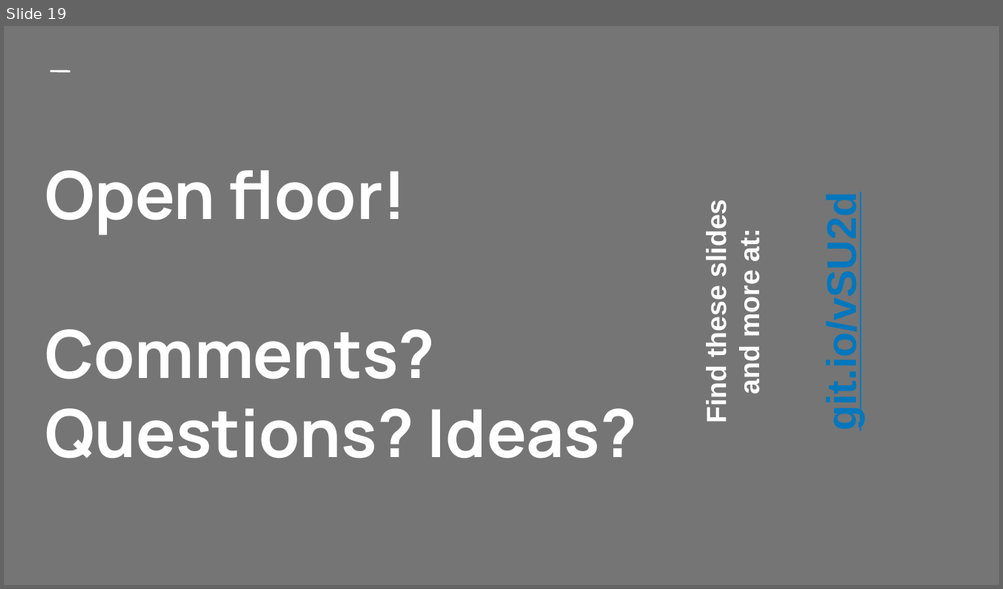
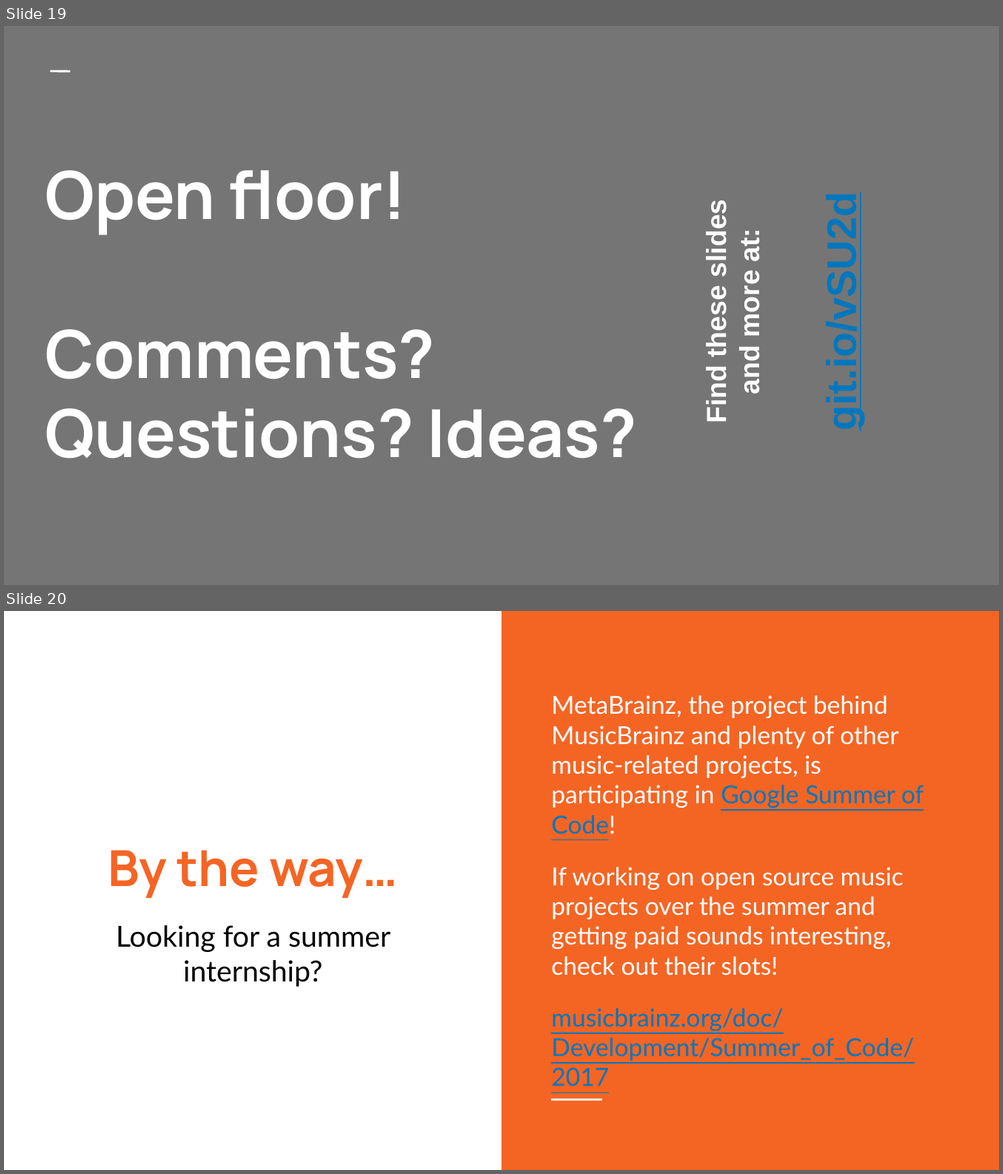
Before and after one commit to jflory7/presentations, a slide deck: 2017/musicbrainz-picard-workshop/musicbrainz-picard-workshop-presentation.odp. Shown one above the other, each under a label of ours: slide 19 before the commit, slides 19 and 20 after it. The pictures are 1003x589 and 1003x1174 pixels, drawn with LibreOffice and Linux fonts; fonts in the diff are those of the drawing. Boxes give left, top, right and bottom in pixels: in the first picture for what was removed or moved away, otherwise in the second. Text is boxed around its words. In the diff, an @@ line names an element or a change of style, - is before the commit and + after.

Commit message:
Add presentation revision (inc. MetaBrainz + GSoC)

```diff
--- a/2017/musicbrainz-picard-workshop/musicbrainz-picard-workshop-presentation.odp
+++ b/2017/musicbrainz-picard-workshop/musicbrainz-picard-workshop-presentation.odp
@@ slide 20 added at (4,611,999,1170), background #FFFFFF @@
@@ rectangle added at (501,611,999,1170), fill #F46524 @@
@@ text added at (551,695,923,1087), 18 pt, text #FFFFFF @@
+MetaBrainz, the project behind MusicBrainz and plenty of other music-related projects, is participating in Google Summer of Code!
+If working on open source music projects over the summer and getting paid sounds interesting, check out their slots!
+musicbrainz.org/doc/Development/Summer_of_Code/2017
@@ title added at (108,850,398,898), 36 pt, text #F46524, bold @@
+By the way…
@@ subtitle added at (116,925,390,987), 21 pt, text #000000 @@
+Looking for a summer internship?
@@ line added from (551, 1100) to (602, 1100), #FFFFFF 1.5 pt @@
```
Also in this commit, not shown: 2 slides changed, 1 other file.
